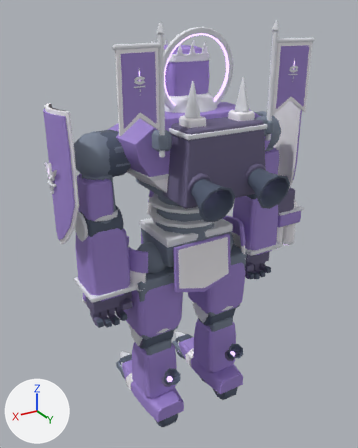
The Blender file art/blender/roster/paladin-production.blend as it was, and as the next commit left it.
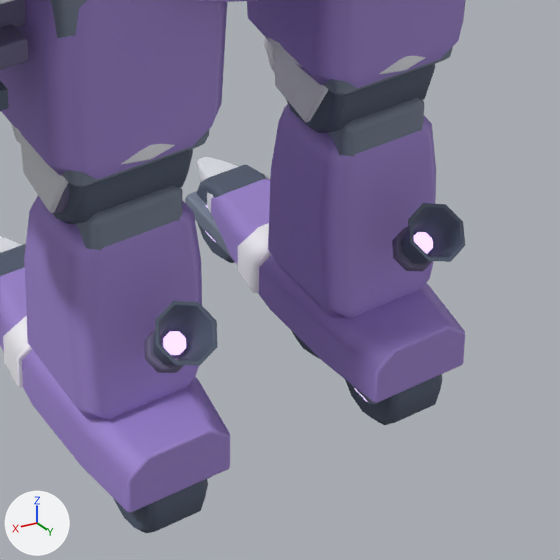
Each version is shown whole from a 50 mm camera at (6.03, 9.73, 10.38) aimed at (0.07, -0.19, 5.42), then close up on the part from 35% to 75% of the width and 65% to 97% of the height. The axes (+X, +Y, +Z) are drawn at lower left. The lights are the same throughout. The last two pictures show the newer version.

The scene before the commit, as lines of its bpy script (objects in view):
```python
ob_paladin___ankler___k___210 = bpy.data.objects.new('paladin / ankleR / K / 210', me_paladin___ankler___k___210_002)
ob_paladin___ankler___k___210.parent = ob_jnt___ankler_010
ob_paladin___ankler___k___210.location = (0.0, 0.0, 0.0)
ob_paladin___kneel___d___199 = bpy.data.objects.new('paladin / kneeL / D / 199', me_paladin___kneel___d___199_002)
ob_paladin___kneel___d___199.parent = ob_jnt___kneel_010
ob_paladin___kneel___d___199.location = (0.0, 0.0, 0.0)
ob_paladin___kneel___f___200 = bpy.data.objects.new('paladin / kneeL / F / 200', me_paladin___kneel___f___200_002)
ob_paladin___kneel___f___200.parent = ob_jnt___kneel_010
ob_paladin___kneel___f___200.location = (0.0, 0.0, 0.0)
ob_paladin___kneel___g___201 = bpy.data.objects.new('paladin / kneeL / G / 201', me_paladin___kneel___g___201_002)
ob_paladin___kneel___g___201.parent = ob_jnt___kneel_010
ob_paladin___kneel___g___201.location = (0.0, 0.0, 0.0)
ob_paladin___kneer___d___225 = bpy.data.objects.new('paladin / kneeR / D / 225', me_paladin___kneer___d___225_002)
ob_paladin___kneer___d___225.parent = ob_jnt___kneer_010
ob_paladin___kneer___d___225.location = (0.0, 0.0, 0.0)
ob_paladin___kneer___f___226 = bpy.data.objects.new('paladin / kneeR / F / 226', me_paladin___kneer___f___226_002)
ob_paladin___kneer___f___226.parent = ob_jnt___kneer_010
ob_paladin___kneer___f___226.location = (0.0, 0.0, 0.0)
ob_paladin___kneer___g___227 = bpy.data.objects.new('paladin / kneeR / G / 227', me_paladin___kneer___g___227_002)
ob_paladin___kneer___g___227.parent = ob_jnt___kneer_010
ob_paladin___kneer___g___227.location = (0.0, 0.0, 0.0)
# also in view: 'paladin / ankleL / D / 185' at (1.0, 0.6, 0.36); 'paladin / kneeL / D / 191' at (1.0, 0.0, 2.7); 'paladin / kneeR / D / 217' at (-1.0, 0.0, 2.7); 'paladin / ankleR / T / 208' at (-1.0, -1.84, 0.58); 'paladin / kneeR / T / 219' at (-0.52, 0.04, 2.77)
```
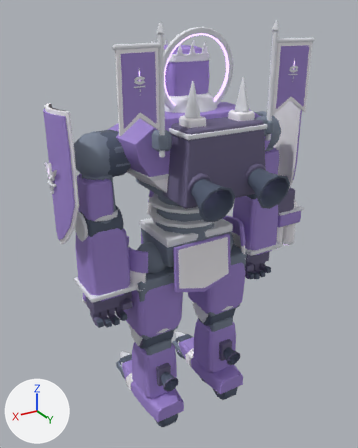
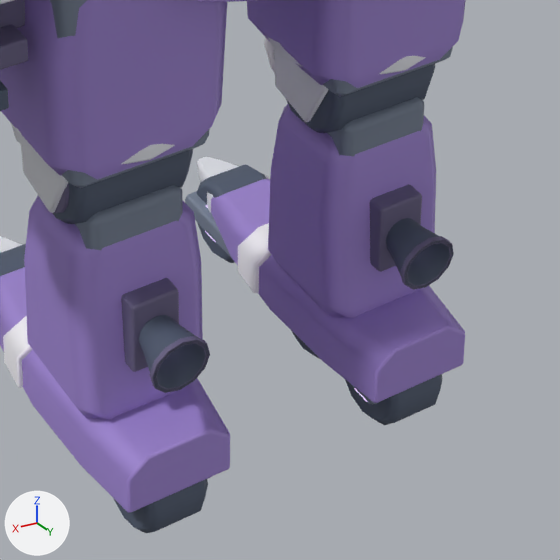
Pixel boxes [x1, y1, x2, y2] of what changed, in the close-ups (560 x 560 px):
'Calf jet / recessed bell.020', added (dark blue): after [138, 315, 209, 392]
'paladin / kneeL / D / 199', deleted (dark blue): before [153, 301, 217, 365]
'Calf jet / embedded mounting shoe.020', added: after [121, 278, 179, 372]
'paladin / kneeR / D / 225', deleted (dark blue): before [401, 203, 465, 263]
'Calf jet / recessed bell.021', added (dark blue): after [386, 218, 453, 289]
'Calf jet / embedded mounting shoe.021', added: after [370, 184, 422, 272]
'Calf jet / outlet rim.020', added: after [149, 336, 210, 393]
'Calf jet / outlet rim.021', added: after [401, 236, 454, 290]
'paladin / kneeL / F / 200', deleted: before [145, 330, 184, 373]
'paladin / kneeR / F / 226', deleted: before [392, 227, 432, 271]
'paladin / kneeL / G / 201', deleted: before [163, 331, 186, 355]
'paladin / kneeR / G / 227', deleted: before [414, 232, 433, 254]

Diff of the bpy script that builds the scene:
```diff
--- a/art/blender/roster/paladin-production.blend.py
+++ b/art/blender/roster/paladin-production.blend.py
@@ ob_paladin___kneel___d___199 @@
-ob_paladin___kneel___d___199 = bpy.data.objects.new('paladin / kneeL / D / 199', me_paladin___kneel___d___199_002)
@@ ob_paladin___kneel___f___200 @@
-ob_paladin___kneel___f___200 = bpy.data.objects.new('paladin / kneeL / F / 200', me_paladin___kneel___f___200_002)
@@ ob_paladin___kneel___g___201 @@
-ob_paladin___kneel___g___201 = bpy.data.objects.new('paladin / kneeL / G / 201', me_paladin___kneel___g___201_002)
@@ ob_paladin___kneer___d___225 @@
-ob_paladin___kneer___d___225 = bpy.data.objects.new('paladin / kneeR / D / 225', me_paladin___kneer___d___225_002)
@@ ob_paladin___kneer___f___226 @@
-ob_paladin___kneer___f___226 = bpy.data.objects.new('paladin / kneeR / F / 226', me_paladin___kneer___f___226_002)
@@ ob_paladin___kneer___g___227 @@
-ob_paladin___kneer___g___227 = bpy.data.objects.new('paladin / kneeR / G / 227', me_paladin___kneer___g___227_002)
@@ ob_calf_jet___outlet_rim_021 @@
+ob_calf_jet___outlet_rim_021 = bpy.data.objects.new('Calf jet / outlet rim.021', me_calf_jet___outlet_rim_021)  # 48 vertices, 28 faces; spans x -0.22..0.22, y 0.907..0.999, z -1.362..-0.922; in mat_paladin___f_002 (greyish blue #696283); modifiers BEVEL, WEIGHTED_NORMAL
+ob_calf_jet___outlet_rim_021.parent = ob_jnt___kneer_010
+ob_calf_jet___outlet_rim_021.location = (0.0, 0.0, 0.0)
@@ ob_calf_jet___recessed_bell_021 @@
+ob_calf_jet___recessed_bell_021 = bpy.data.objects.new('Calf jet / recessed bell.021', me_calf_jet___recessed_bell_021)  # 72 vertices, 52 faces; spans x -0.22..0.22, y 0.575..0.999, z -1.362..-0.925; in mat_paladin___d_002 (dark blue #515c70); modifiers BEVEL, WEIGHTED_NORMAL
+ob_calf_jet___recessed_bell_021.parent = ob_jnt___kneer_010
+ob_calf_jet___recessed_bell_021.location = (0.0, 0.0, 0.0)
@@ ob_calf_jet___embedded_mounting_shoe_021 @@
+ob_calf_jet___embedded_mounting_shoe_021 = bpy.data.objects.new('Calf jet / embedded mounting shoe.021', me_calf_jet___embedded_mounting_shoe_021)  # a box spanning x -0.182..0.182, y 0.416..0.646, z -1.375..-0.825; in mat_paladin___f_002 (greyish blue #696283); modifiers BEVEL, WEIGHTED_NORMAL
+ob_calf_jet___embedded_mounting_shoe_021.parent = ob_jnt___kneer_010
+ob_calf_jet___embedded_mounting_shoe_021.location = (0.0, 0.0, 0.0)
@@ ob_calf_jet___outlet_rim_020 @@
+ob_calf_jet___outlet_rim_020 = bpy.data.objects.new('Calf jet / outlet rim.020', me_calf_jet___outlet_rim_021.copy())  # modifiers BEVEL, WEIGHTED_NORMAL
+ob_calf_jet___outlet_rim_020.parent = ob_jnt___kneel_010
+ob_calf_jet___outlet_rim_020.location = (0.0, 0.0, 0.0)
@@ ob_calf_jet___recessed_bell_020 @@
+ob_calf_jet___recessed_bell_020 = bpy.data.objects.new('Calf jet / recessed bell.020', me_calf_jet___recessed_bell_021.copy())  # modifiers BEVEL, WEIGHTED_NORMAL
+ob_calf_jet___recessed_bell_020.parent = ob_jnt___kneel_010
+ob_calf_jet___recessed_bell_020.location = (0.0, 0.0, 0.0)
@@ ob_calf_jet___embedded_mounting_shoe_020 @@
+ob_calf_jet___embedded_mounting_shoe_020 = bpy.data.objects.new('Calf jet / embedded mounting shoe.020', me_calf_jet___embedded_mounting_shoe_021.copy())  # modifiers BEVEL, WEIGHTED_NORMAL
+ob_calf_jet___embedded_mounting_shoe_020.parent = ob_jnt___kneel_010
+ob_calf_jet___embedded_mounting_shoe_020.location = (0.0, 0.0, 0.0)
```
